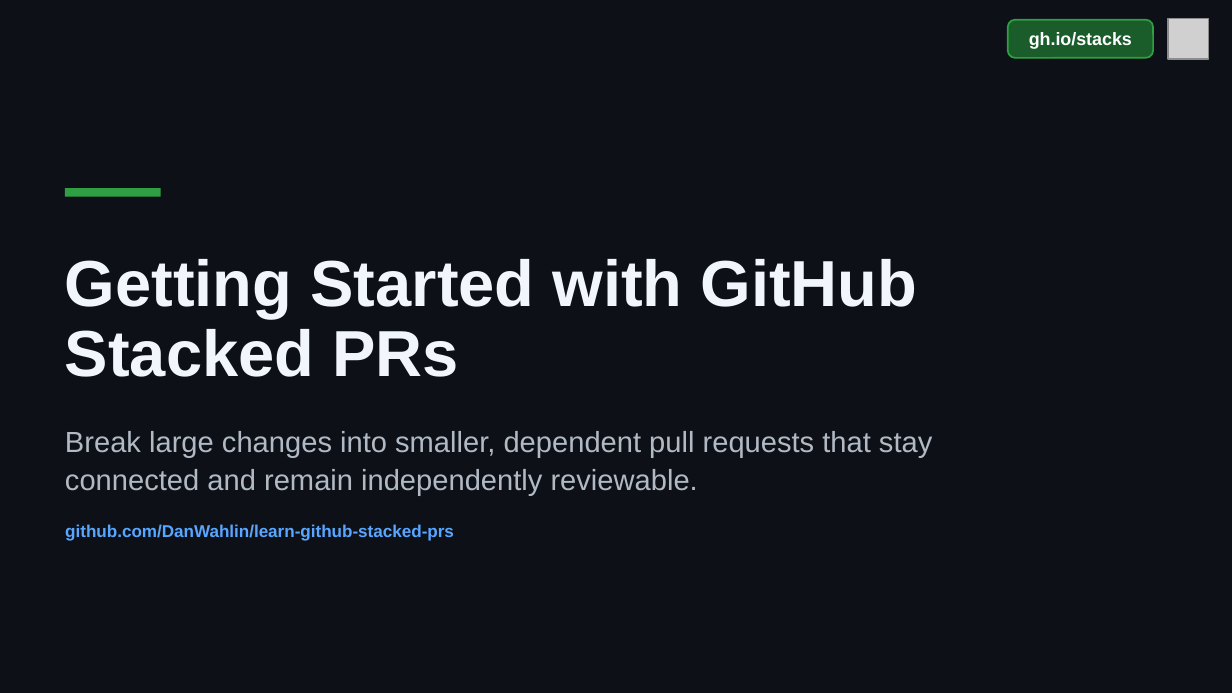
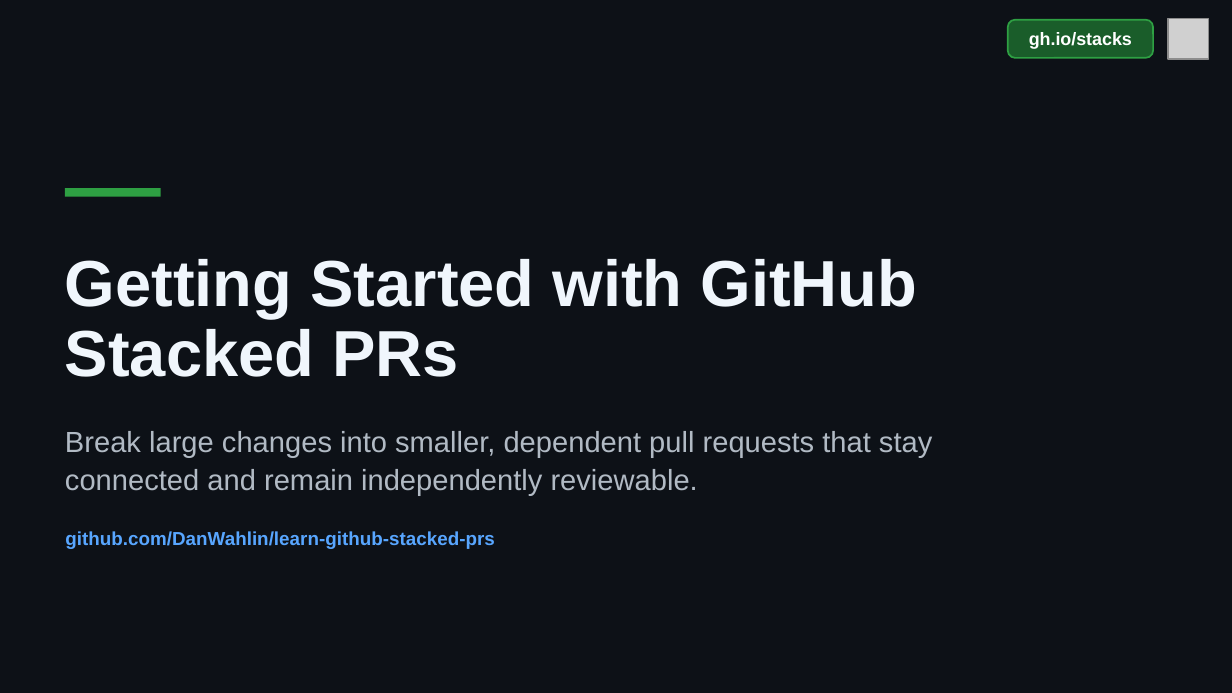
Before and after one commit to DanWahlin/gh-stack-demo, a slide deck: slide 1 of github-stacked-prs.pptx. Drawn at 1232x693 pixels with LibreOffice and Linux fonts; fonts in the diff are those of the drawing; grey boxes stand for pictures. Boxes give left, top, right and bottom in pixels: in the first picture for what was removed or moved away, otherwise in the second. Text is boxed around its words. In the diff, an @@ line names an element or a change of style, - is before the commit and + after.

Commit message:
docs: update stacked PR presentation

```diff
--- a/github-stacked-prs.pptx
+++ b/github-stacked-prs.pptx
@@ text "github.com/DanWahlin/learn-github-stacked-prs": place and size @@
-text "github.com/DanWahlin/learn-github-stacked-prs" at [65, 524, 454, 541]
+text "github.com/DanWahlin/learn-github-stacked-prs" at [65, 531, 495, 549]
@@ text "github.com/DanWahlin/learn-github-stacked-prs" at [65, 531, 495, 549]: size 10 to 11 pt @@
```
Also in this commit, not shown: 4 other slides changed.
